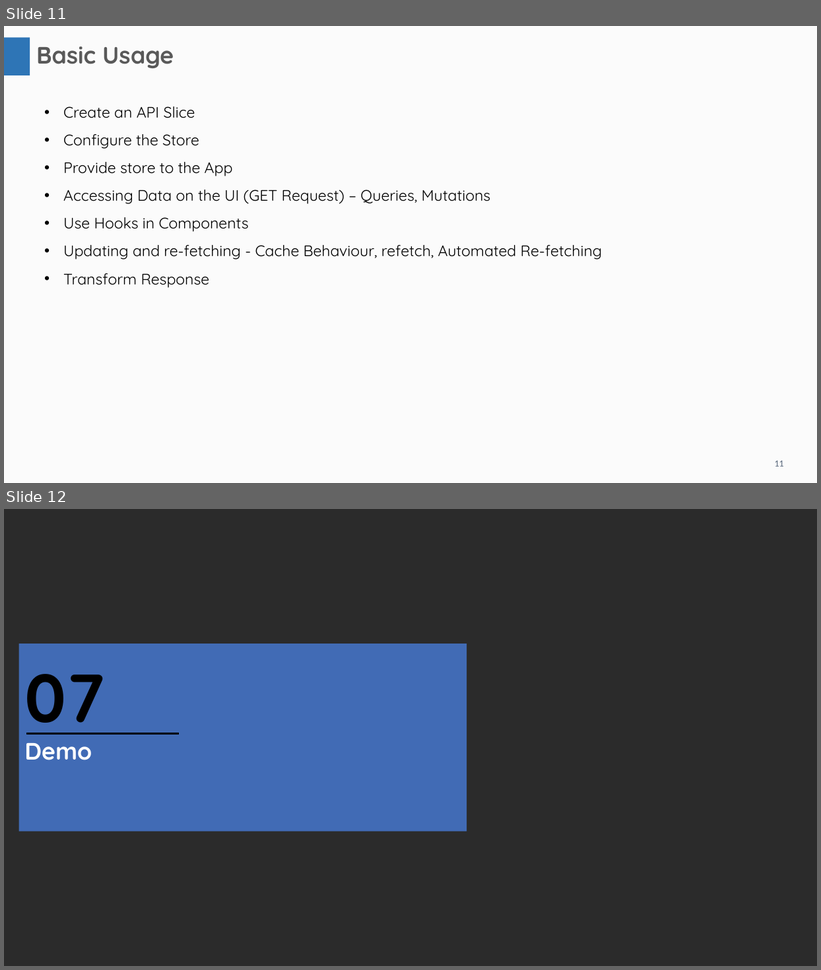
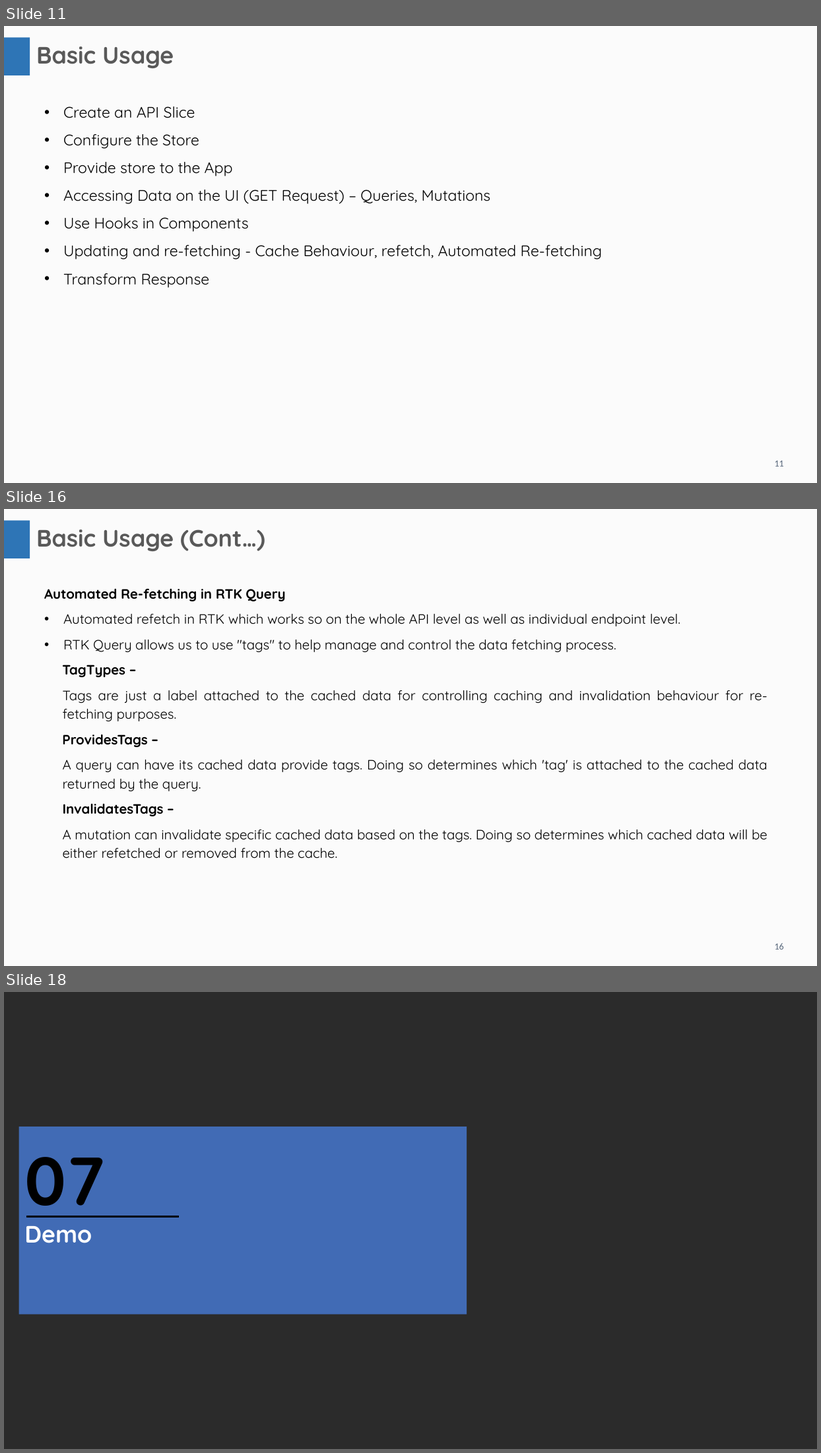
Before and after one commit to JenuTandel/date-fns-n-RTK-Query, a slide deck: RTK Query.pptx. Shown one above the other, each under a label of ours: slides 11 and 12 before the commit, slides 11, 16 and 18 after it; the slides between them are not shown. The pictures are 821x970 and 821x1453 pixels, drawn with LibreOffice and Linux fonts; fonts in the diff are those of the drawing; background and template pictures are left out; a plain dark background stands for a picture behind light text. Boxes give left, top, right and bottom in pixels: in the first picture for what was removed or moved away, otherwise in the second. Text is boxed around its words. In the diff, an @@ line names an element or a change of style, - is before the commit and + after.

Commit message:
Employee Management

```diff
--- a/RTK Query.pptx
+++ b/RTK Query.pptx
@@ slide 16 added at box(4, 509, 817, 966), background #FBFBFB; not listed: 2 template elements that a slide beside it also shows @@
@@ text added at box(36, 529, 265, 551), 28 pt, text #595959, bold @@
+Basic Usage (Cont…)
@@ text added at box(44, 589, 768, 859), 16 pt, text #000000 @@
+Automated Re-fetching in RTK Query
+• Automated refetch in RTK which works so on the whole API level as well as individual endpoint level.
+• RTK Query allows us to use "tags" to help manage and control the data fetching process.
+TagTypes –
+Tags are just a label attached to the cached data for controlling caching and invalidation behaviour for re-fetching purposes.
+ProvidesTags –
+A query can have its cached data provide tags. Doing so determines which 'tag' is attached to the cached data returned by the query.
+InvalidatesTags –
+A mutation can invalidate specific cached data based on the tags. Doing so determines which cached data will be either refetched or removed from the cache.
@@ what was slide 12 is now slide 18 @@
```
Also in this commit, not shown: 5 other slides added, 50 other files.
